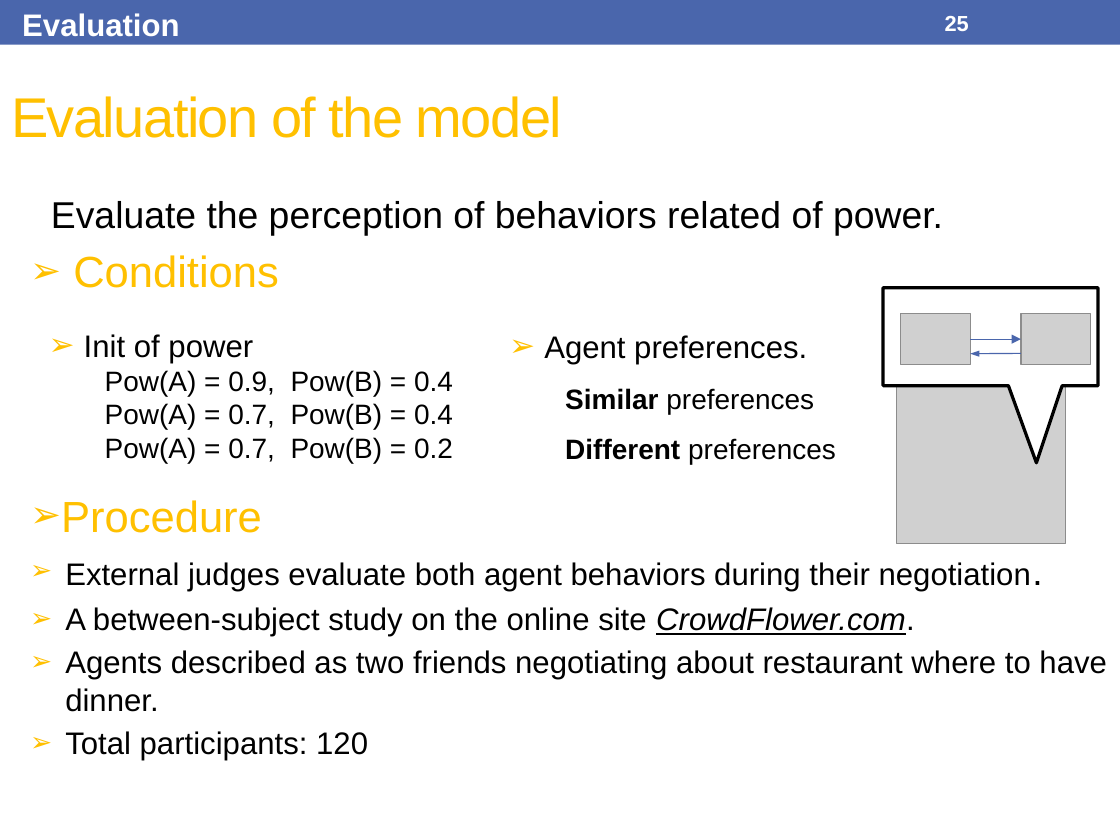
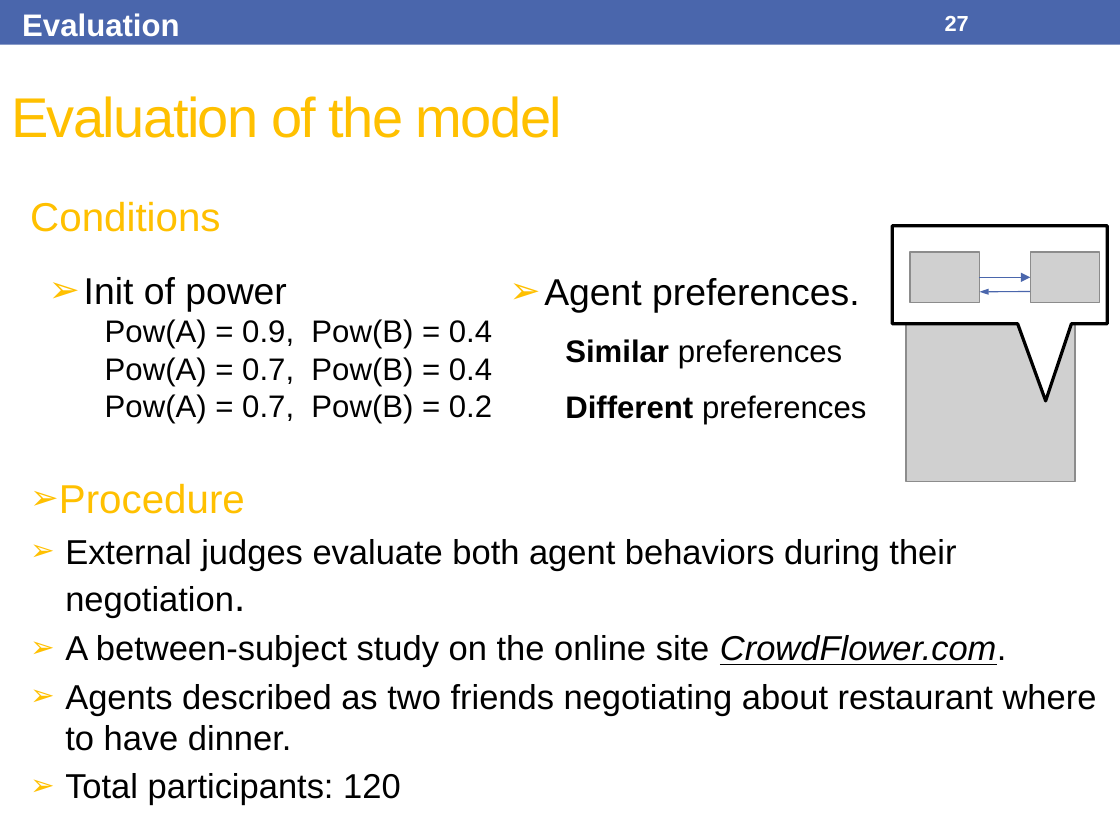
Before and after one commit to Olydia/Discolog, a slide deck: slide 27 of papers/Presentations/IVA17/IVA17.pptx (slide 25 before the commit). Drawn at 1120x840 pixels with LibreOffice and Linux fonts; fonts in the diff are those of the drawing; grey boxes stand for pictures. Boxes give left, top, right and bottom in pixels: in the first picture for what was removed or moved away, otherwise in the second. Text is boxed around its words. In the diff, an @@ line names an element or a change of style, - is before the commit and + after.

Commit message:
update

```diff
--- a/papers/Presentations/IVA17/IVA17.pptx
+++ b/papers/Presentations/IVA17/IVA17.pptx
@@ page number at (945, 16, 969, 31): text changed @@
-25
+27
@@ text "Conditions" at (30, 201, 1097, 799): size 28 to 25.9 pt in "Conditions", "Procedure"; size 20 to 22.2 pt; size 24 to 25.9 pt in "negotiation."; bullet ➢ to none @@
@@ text at (51, 201, 943, 235): paragraph removed @@
-Evaluate the perception of behaviors related of power.
@@ text "Init of power": place and size @@
-text "Init of power" at (84, 334, 453, 463)
+text "Init of power" at (84, 277, 492, 423)
@@ text "Init of power" at (84, 277, 492, 423): size 20 to 24 pt in "Init of power"; size 18 to 20 pt in "Pow(A) = 0.9, Pow(B) = 0.4", "Pow(A) = 0.7, Pow(B) = 0.4", "Pow(A) = 0.7, Pow(B) = 0.2" @@
@@ text "Agent preferences.": place and size @@
-text "Agent preferences." at (544, 335, 836, 464)
+text "Agent preferences." at (544, 278, 866, 424)
@@ text "Agent preferences." at (544, 278, 866, 424): size 20 to 24 pt in "Agent preferences."; size 18 to 20 pt in "Similar preferences", "Different preferences" @@
@@ 3 pictures, 1 speech box, 1 arrow: place and size @@
-3 pictures, 1 speech box, 1 arrow at (883, 288, 1098, 543)
+3 pictures, 1 speech box, 1 arrow at (893, 226, 1108, 482)
@@ arrow moved from (1021, 354) - (970, 354) to (1030, 291) - (980, 292) @@
```
Also in this commit, not shown: 4 other slides changed, 1 slide added.
